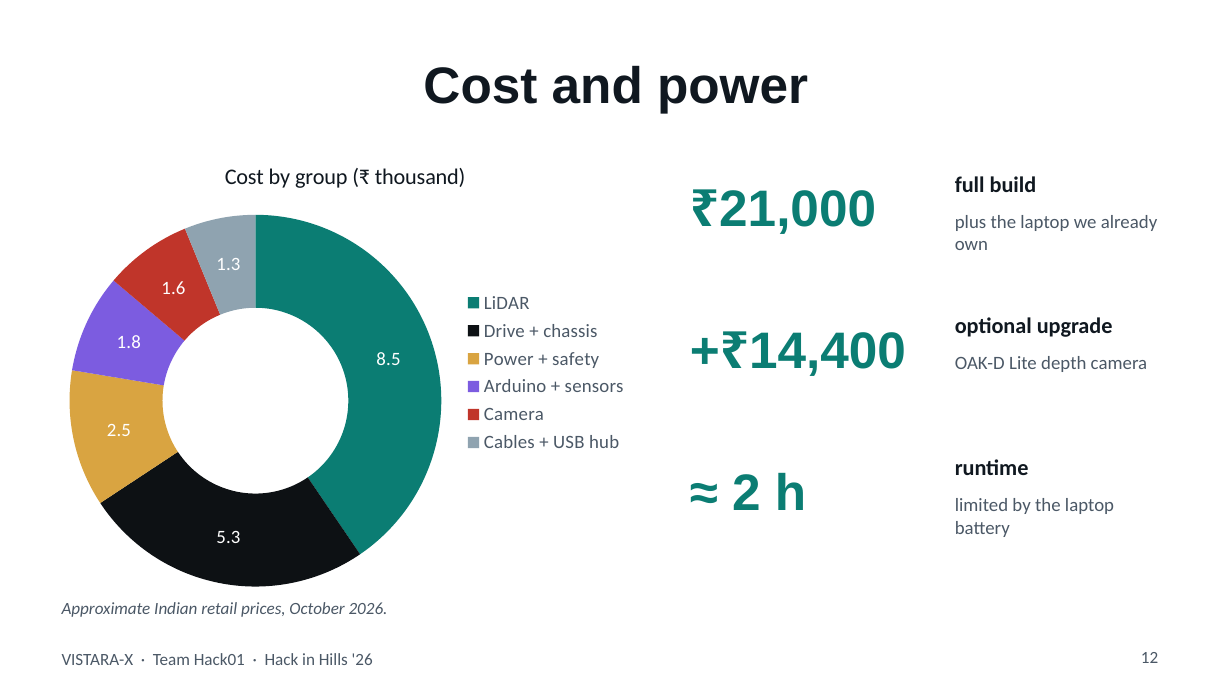
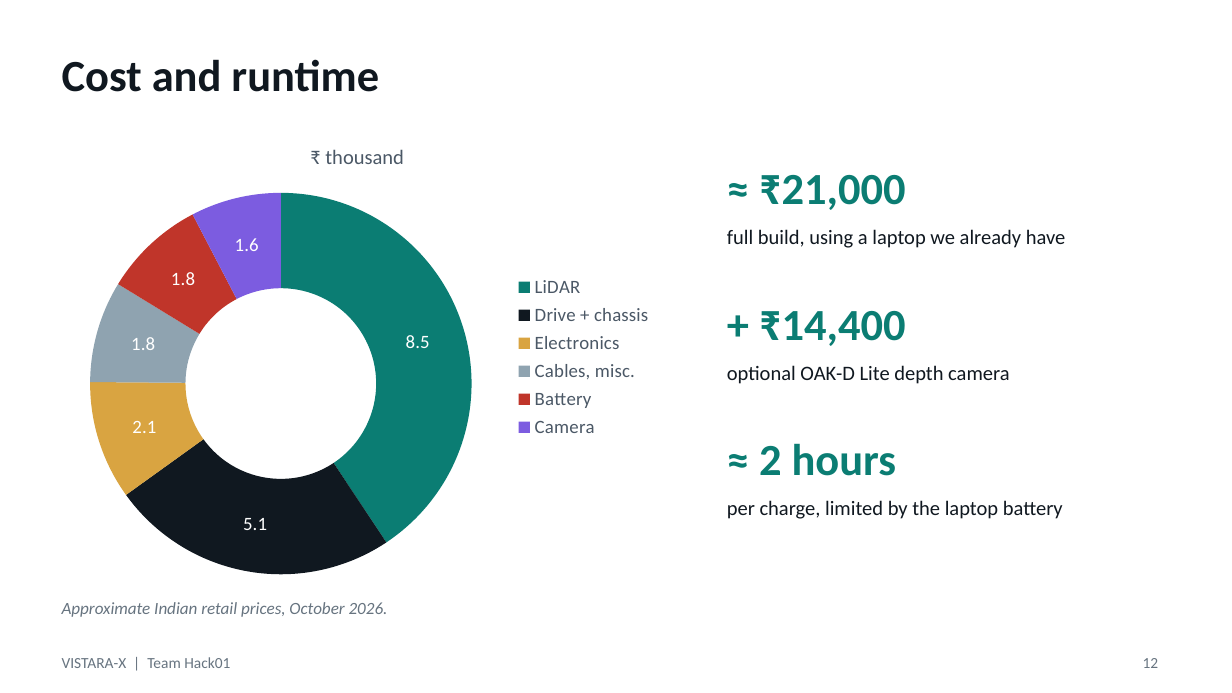
Before and after one commit to RiteshKumar2e/VISTARA-X, a slide deck: slide 12 of presentation/VISTARA-X_Hack01.pptx. Drawn at 1232x693 pixels with LibreOffice and Linux fonts; fonts in the diff are those of the drawing. Boxes give left, top, right and bottom in pixels: in the first picture for what was removed or moved away, otherwise in the second. Text is boxed around its words. In the diff, an @@ line names an element or a change of style, - is before the commit and + after.

Commit message:
feat: update presentation file VISTARA-X_Hack01.pptx with new content

```diff
--- a/presentation/VISTARA-X_Hack01.pptx
+++ b/presentation/VISTARA-X_Hack01.pptx
@@ title at [62, 59, 379, 92]: text changed; size 30 to 26 pt; font Arial to Calibri @@
-Cost and power
+Cost and runtime
@@ doughnut chart at [49, 123, 665, 591] @@
@@ title "Cost by group (₹ thousand)" to "₹ thousand" @@
-categories: LiDAR, Drive + chassis, Power + safety, Arduino + sensors, Camera, Cables + USB hub
+categories: LiDAR, Drive + chassis, Electronics, Cables, misc., Battery, Camera
-Series 1: 8.5, 5.3, 2.5, 1.8, 1.6, 1.3
+Series 1: 8.5, 5.1, 2.1, 1.8, 1.8, 1.6
@@ colours of single points changed @@
@@ doughnut chart: place and size @@
-doughnut chart at [49, 142, 641, 604]
+doughnut chart at [49, 123, 665, 591]
@@ text at [759, 175, 906, 210]: text changed; size 30 to 26 pt; font Arial to Calibri @@
-₹21,000
+≈ ₹21,000
@@ text at [727, 229, 1066, 248]: text changed; size 13 to 12 pt; bold off @@
-full build
+full build, using a laptop we already have
@@ text removed at [955, 215, 1157, 250] @@
-plus the laptop we already own
@@ text at [759, 311, 906, 346]: text changed; size 30 to 26 pt; font Arial to Calibri @@
-+₹14,400
++ ₹14,400
@@ text removed at [955, 317, 1113, 337] @@
-optional upgrade
@@ text at [727, 365, 1009, 384]: text changed; size 11 to 12 pt; text colour #4B5866 to #101820 @@
-OAK-D Lite depth camera
+optional OAK-D Lite depth camera
@@ vertical alignment middle to top in 3 elements at [759, 175, 906, 210], [759, 311, 906, 346], [759, 443, 897, 476] @@
@@ text at [759, 443, 897, 476]: text changed; size 30 to 26 pt; font Arial to Calibri @@
-≈ 2 h
+≈ 2 hours
@@ text removed at [955, 459, 1029, 475] @@
-runtime
@@ text at [727, 500, 1063, 519]: text changed; size 11 to 12 pt; text colour #4B5866 to #101820 @@
-limited by the laptop battery
+per charge, limited by the laptop battery
@@ text "Approximate Indian retail prices, October ..." at [62, 602, 388, 617]: text colour #4B5866 to #677480 @@
@@ text at [62, 657, 230, 668]: text changed; size 10 to 9 pt; text colour #4B5866 to #677480 @@
-VISTARA-X · Team Hack01 · Hack in Hills '26
+VISTARA-X | Team Hack01
@@ page number at [1143, 658, 1159, 668]: size 10 to 9 pt, text colour #4B5866 to #677480 @@
```
Also in this commit, not shown: 12 other slides changed, 1 slide added, 1 slide removed.
